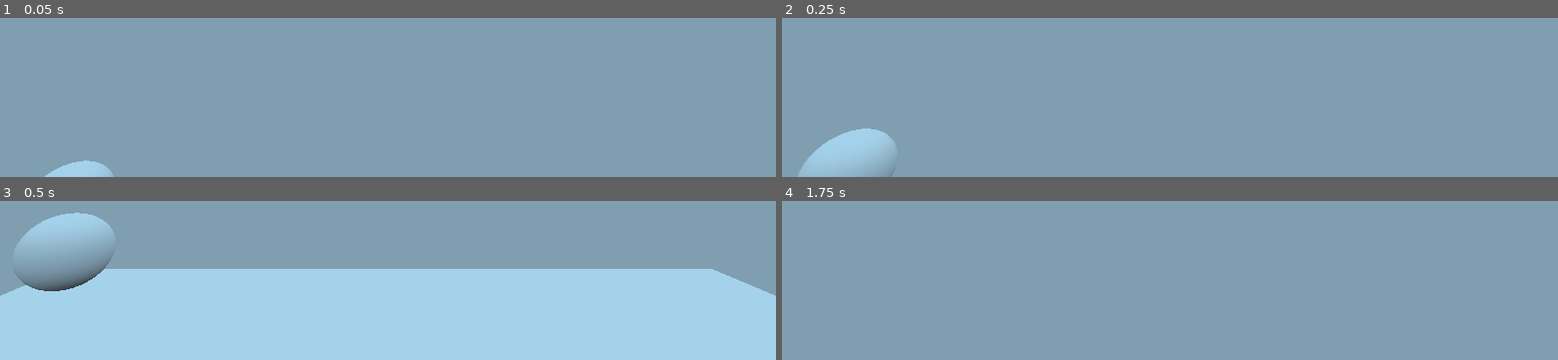
Above: before the commit, frames 1-4 (two rows, left to right).
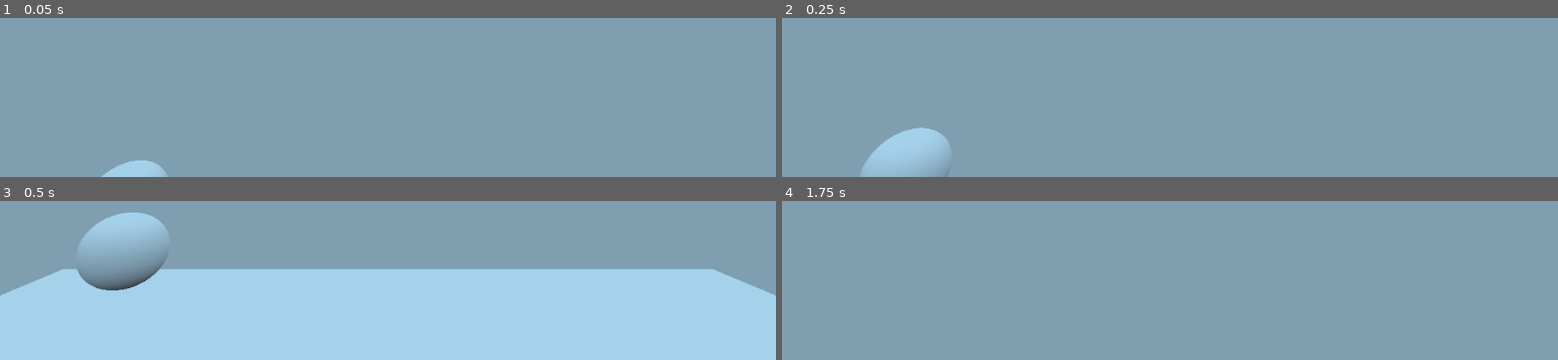
Above: after the commit, the same moments.

Repository: LivelyLiz/Godot-PortalTechdemo
Game: Godot game, scene res://Assets/Scenes/Main.tscn
Same seed, same stepped clock (60 frames per second), same inputs: the game is played once before the commit and once after it.
Inputs (mouse positions are in pixels of both pictures, inside the frame that each line leads up to):
- Up to frame 1 (0.05 s): no input
- Up to frame 2 (0.25 s): no input
- Up to frame 3 (0.5 s): no input
- Up to frame 4 (1.75 s): tap Enter at 0.5 s; move the mouse to (outside the picture) at 0.52 s; hold Up (ui_up) from 0.53 s (still down); move the mouse to (outside the picture) at 1.27 s

The runs differ from the first frame. In frame 1, 1.2% of the frame differs, in the area x 5-22%, y 89-100%; in frame 2, 4.1%; in frame 3, 4.8%, in the area x 0-100%, y 7-60%; in frame 4, nothing differs.

Commit message:
arrrrrrrrrrrrrrrrr

Diff:
--- a/project/Assets/Scenes/Main.tscn
+++ b/project/Assets/Scenes/Main.tscn
@@ -1,26 +1,62 @@
-[gd_scene load_steps=6 format=2]
+[gd_scene load_steps=11 format=2]
 
 [ext_resource path="res://Assets/Scripts/Main.gd" type="Script" id=1]
-[ext_resource path="res://Assets/Scenes/Player.tscn" type="PackedScene" id=2]
-[ext_resource path="res://Assets/Scenes/Room.tscn" type="PackedScene" id=3]
-[ext_resource path="res://Assets/Scenes/Rendering_Test.tscn" type="PackedScene" id=4]
+[ext_resource path="res://Assets/Scenes/Room.tscn" type="PackedScene" id=2]
+[ext_resource path="res://Assets/Scenes/Rendering_Test.tscn" type="PackedScene" id=3]
+[ext_resource path="res://Assets/Shader/Main.shader" type="Shader" id=4]
+[ext_resource path="res://Assets/Scenes/Player.tscn" type="PackedScene" id=5]
 
 [sub_resource type="SphereMesh" id=1]
+
+[sub_resource type="ShaderMaterial" id=2]
+resource_local_to_scene = true
+shader = ExtResource( 4 )
+
+[sub_resource type="ViewportTexture" id=3]
+viewport_path = NodePath("Player_Viewport")
+
+[sub_resource type="TextureArray" id=5]
+data = {
+"depth": 0,
+"flags": 4,
+"format": 37,
+"height": 0,
+"layers": [  ],
+"width": 0
+}
+
+[sub_resource type="CubeMesh" id=4]
 
 [node name="Main" type="Spatial"]
 script = ExtResource( 1 )
 
-[node name="Player" parent="." instance=ExtResource( 2 )]
-transform = Transform( 1, 0, 0, 0, 1, 0, 0, 0, 1, 0, 5.54548, 0 )
-
-[node name="Room" parent="." instance=ExtResource( 3 )]
+[node name="Room" parent="." instance=ExtResource( 2 )]
 
 [node name="MeshInstance" type="MeshInstance" parent="."]
-transform = Transform( 0.997347, 0.0727999, 0, -0.0727999, 0.997347, 0, 0, 0, 1, -8.76139, 0.975316, -8.87959 )
+transform = Transform( 0.997347, 0.0727999, 0, -0.0727999, 0.997347, 0, 0, 0, 1, -7.16204, 0.995557, -8.87959 )
 mesh = SubResource( 1 )
 material/0 = null
 
-[node name="Rendering_Test" parent="." instance=ExtResource( 4 )]
+[node name="Rendering_Test" parent="." instance=ExtResource( 3 )]
 transform = Transform( 0.809894, 0, 0.586576, 0, 2, 0, -0.586576, 0, 0.809894, 0, 0, 0 )
-res_y = 1024
-[connection signal="Camer_Moved" from="Player" to="." method="_on_Player_Camer_Moved"]
+
+[node name="Screen" type="Sprite" parent="."]
+material = SubResource( 2 )
+use_parent_material = true
+position = Vector2( 512, 300 )
+texture = SubResource( 3 )
+region_rect = Rect2( 0, 0, 1024, 600 )
+
+[node name="Player_Viewport" type="Viewport" parent="."]
+size = Vector2( 1024, 600 )
+render_target_v_flip = true
+
+[node name="Player" parent="Player_Viewport" instance=ExtResource( 5 )]
+transform = Transform( 1, 0, 0, 0, 1, 0, 0, 0, 1, 0, 5.54548, 0 )
+bla = SubResource( 5 )
+
+[node name="MeshInstance2" type="MeshInstance" parent="."]
+transform = Transform( 0.678162, 0.557837, -0.478449, -0.734912, 0.514761, -0.441503, 0, 0.651029, 0.759053, 4.47869, 1.8968, 3.28523 )
+mesh = SubResource( 4 )
+material/0 = null
+[connection signal="Camer_Moved" from="Player_Viewport/Player" to="." method="_on_Player_Camer_Moved"]
--- a/project/Assets/Scenes/Player.tscn
+++ b/project/Assets/Scenes/Player.tscn
@@ -1,8 +1,11 @@
-[gd_scene load_steps=3 format=2]
+[gd_scene load_steps=4 format=2]
 
 [ext_resource path="res://Assets/Scripts/Player.gd" type="Script" id=1]
 
 [sub_resource type="CapsuleShape" id=1]
+
+[sub_resource type="ViewportTexture" id=2]
+viewport_path = NodePath("Body/Head/Second_Camera_Image")
 
 [node name="Player" type="KinematicBody"]
 script = ExtResource( 1 )
@@ -12,8 +15,25 @@
 [node name="Head" type="Spatial" parent="Body"]
 transform = Transform( 1, 0, 0, 0, 1, 0, 0, 0, 1, 0, 2.44785, 0 )
 
+[node name="Second_Camera_Image" type="Viewport" parent="Body/Head"]
+size = Vector2( 1024, 600 )
+transparent_bg = true
+render_target_v_flip = true
+
+[node name="Camera" type="Camera" parent="Body/Head/Second_Camera_Image"]
+transform = Transform( 1, 0, 0, 0, 1, 0, 0, 0, 1, 0, 2.44785, 0 )
+cull_mask = 6
+
 [node name="Camera" type="Camera" parent="Body/Head"]
+
+[node name="RemoteTransform" type="RemoteTransform" parent="Body/Head/Camera"]
+remote_path = NodePath("../../Second_Camera_Image/Camera")
 
 [node name="CollisionShape" type="CollisionShape" parent="."]
 transform = Transform( 1, 0, 0, 0, -4.37114e-08, 1, 0, -1, -4.37114e-08, 0, 1.5, 0 )
 shape = SubResource( 1 )
+
+[node name="Sprite" type="Sprite" parent="."]
+texture = SubResource( 2 )
+offset = Vector2( 512, 300 )
+region_rect = Rect2( 0, 0, 1040, 600 )
--- a/project/Assets/Scenes/Rendering_Test.tscn
+++ b/project/Assets/Scenes/Rendering_Test.tscn
@@ -1,24 +1,19 @@
-[gd_scene load_steps=8 format=2]
+[gd_scene load_steps=7 format=2]
 
 [ext_resource path="res://Assets/Scripts/Rendering_Test.gd" type="Script" id=1]
 
-[sub_resource type="ViewportTexture" id=1]
-viewport_path = NodePath("Plane2/Viewport")
+[sub_resource type="SpatialMaterial" id=1]
+resource_local_to_scene = true
 
-[sub_resource type="SpatialMaterial" id=2]
+[sub_resource type="PlaneMesh" id=2]
+
+[sub_resource type="SpatialMaterial" id=3]
 resource_local_to_scene = true
-albedo_texture = SubResource( 1 )
 
-[sub_resource type="PlaneMesh" id=3]
+[sub_resource type="PlaneMesh" id=4]
 
-[sub_resource type="ViewportTexture" id=4]
+[sub_resource type="ViewportTexture" id=5]
 viewport_path = NodePath("Plane1/Viewport")
-
-[sub_resource type="SpatialMaterial" id=5]
-resource_local_to_scene = true
-albedo_texture = SubResource( 4 )
-
-[sub_resource type="PlaneMesh" id=6]
 
 [node name="Rendering_Test" type="Spatial"]
 script = ExtResource( 1 )
@@ -26,23 +21,27 @@
 [node name="Plane1" type="MeshInstance" parent="."]
 transform = Transform( 1, 0, 0, 0, -4.37114e-08, -1, 0, 1, -4.37114e-08, 0, 1, 0 )
 layers = 2
-material_override = SubResource( 2 )
-mesh = SubResource( 3 )
+material_override = SubResource( 1 )
+mesh = SubResource( 2 )
 material/0 = null
 
 [node name="Viewport" type="Viewport" parent="Plane1"]
 size = Vector2( 512, 512 )
+render_target_v_flip = true
 
 [node name="Camera" type="Camera" parent="Plane1/Viewport"]
 transform = Transform( 1, 0, 0, 0, 1, 0, 0, 0, 1, 0, 1, -1 )
 cull_mask = 1048569
 current = true
 
+[node name="Plane1_Visible_Notifier" type="VisibilityNotifier" parent="Plane1"]
+aabb = AABB( -1, -0.05, -1, 2, 0.1, 2 )
+
 [node name="Plane2" type="MeshInstance" parent="."]
 transform = Transform( 1, 0, 0, 0, -4.37114e-08, 1, 0, -1, -4.37114e-08, 0, 1, -5 )
 layers = 4
-material_override = SubResource( 5 )
-mesh = SubResource( 6 )
+material_override = SubResource( 3 )
+mesh = SubResource( 4 )
 material/0 = null
 
 [node name="Viewport" type="Viewport" parent="Plane2"]
@@ -53,3 +52,15 @@
 transform = Transform( 1, 0, 0, 0, 1, 0, 0, 0, 1, 0, 1, -4 )
 cull_mask = 1048569
 current = true
+
+[node name="Plane2_Visible_Notifier" type="VisibilityNotifier" parent="Plane2"]
+aabb = AABB( -1, -0.05, -1, 2, 0.1, 2 )
+
+[node name="Sprite" type="Sprite" parent="."]
+position = Vector2( 45, -448 )
+texture = SubResource( 5 )
+offset = Vector2( 512, 600 )
+region_rect = Rect2( 0, 0, 1024, 512 )
+[connection signal="visibility_changed" from="Plane1" to="." method="_on_Plane1_visibility_changed"]
+[connection signal="screen_entered" from="Plane1/Plane1_Visible_Notifier" to="." method="_on_Plane1_Visible_Notifier_screen_entered"]
+[connection signal="screen_entered" from="Plane2/Plane2_Visible_Notifier" to="." method="_on_Plane2_Visible_Notifier_screen_entered"]
--- a/project/Assets/Scripts/Main.gd
+++ b/project/Assets/Scripts/Main.gd
@@ -9,14 +9,17 @@
 	Input.set_mouse_mode(Input.MOUSE_MODE_CAPTURED)
 	set_process(true)
 
+func _process(delta):
+	print($Player_Viewport/Player.bla[0])
+	$Screen.material.set_shader_param("mask", $Player_Viewport/Player/Sprite.texture)
+	$Screen.material.set_shader_param("blending", $Rendering_Test/Sprite.texture)
+
 # Called every frame. 'delta' is the elapsed time since the previous frame.
 func _input(event):
+	$Player_Viewport.input(event)
 	if event.is_pressed() && event is InputEventKey:
 		if event.scancode == KEY_ESCAPE:
 			get_tree().quit()
 
-func _process(delta):
-	pass
-
 func _on_Player_Camer_Moved(camera_transform, position):
 	$Rendering_Test.Update_Cameras(camera_transform, position)
--- a/project/Assets/Scripts/Player.gd
+++ b/project/Assets/Scripts/Player.gd
@@ -1,6 +1,7 @@
 extends KinematicBody
 
 signal Camer_Moved(transform, position)
+export(TextureArray) var bla
 
 var camera_angle = 0
 var mouse_sens = 0.3
@@ -17,6 +18,12 @@
 var MAX_SPEED = 10
 const ACCEL = 10
 const DEACCEL = 10
+
+func _ready():
+	$Body/Head/Second_Camera_Image.size = get_viewport().size
+	$Sprite.region_rect.size = get_viewport().size
+	$Sprite.offset = get_viewport().size / 2
+	bla = [null, null]
 
 func _physics_process(delta):
 	if !isFlying:
@@ -110,6 +117,7 @@
 	emit_signal("Camer_Moved",$Body/Head.transform * $Body/Head/Camera.transform,$Body/Head/Camera.global_transform.origin)
 
 func _input(event):
+	$Body/Head/Second_Camera_Image.input(event)
 	if event is InputEventMouseMotion:
 		$Body/Head.rotate_y(deg2rad(-event.relative.x * mouse_sens))
 
--- a/project/Assets/Scripts/Rendering_Test.gd
+++ b/project/Assets/Scripts/Rendering_Test.gd
@@ -1,16 +1,14 @@
 extends Spatial
 
-export(int) var res_x = 512
-export(int) var res_y = 512
 # Declare member variables here. Examples:
 # var a = 2
 # var b = "text"
 # Called when the node enters the scene tree for the first time.
 func _ready():
-	$Plane1/Viewport.size.x = res_x
-	$Plane1/Viewport.size.y = res_y
-	$Plane2/Viewport.size.x = res_x
-	$Plane2/Viewport.size.y = res_y
+	$Plane1/Viewport.size = get_viewport().size
+	$Plane2/Viewport.size = get_viewport().size
+	$Sprite.region_rect.size = get_viewport().size
+	$Sprite.offset = get_viewport().size / 2
 
 func Update_Cameras(camera_transform, position):
 	var plane1_pos = $Plane1.to_local(position)
@@ -19,6 +17,16 @@
 	$Plane2/Viewport/Camera.transform.basis = camera_transform.basis
 	$Plane1/Viewport/Camera.translation = plane2_pos
 	$Plane2/Viewport/Camera.translation = plane1_pos
+
 # Called every frame. 'delta' is the elapsed time since the previous frame.
 #func _process(delta):
 #	pass
+
+
+func _on_Plane1_Visible_Notifier_screen_entered():
+	if !$Plane2/Plane2_Visible_Notifier.is_on_screen():
+		$Sprite.texture = $Plane1/Viewport.get_texture()
+
+func _on_Plane2_Visible_Notifier_screen_entered():
+	if !$Plane1/Plane1_Visible_Notifier.is_on_screen():
+		$Sprite.texture = $Plane2/Viewport.get_texture()
--- /dev/null
+++ b/project/Assets/Shader/Main.shader
@@ -0,0 +1,11 @@
+shader_type canvas_item;
+
+uniform sampler2D mask;
+uniform sampler2D blending;
+
+void fragment() {
+	vec4 main_color = texture(TEXTURE, UV);
+	vec4 blending_color = texture(blending, UV);
+	float t = texture(mask, UV).a;
+	COLOR = (1.0-t)*main_color + t*blending_color;
+}
